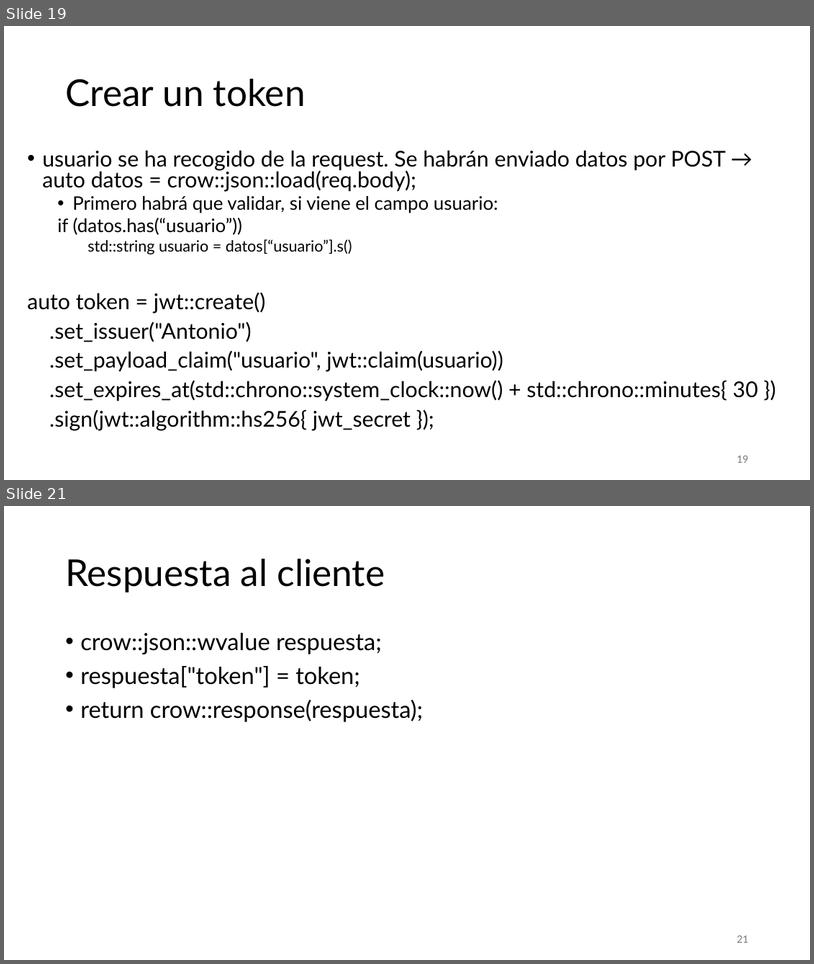
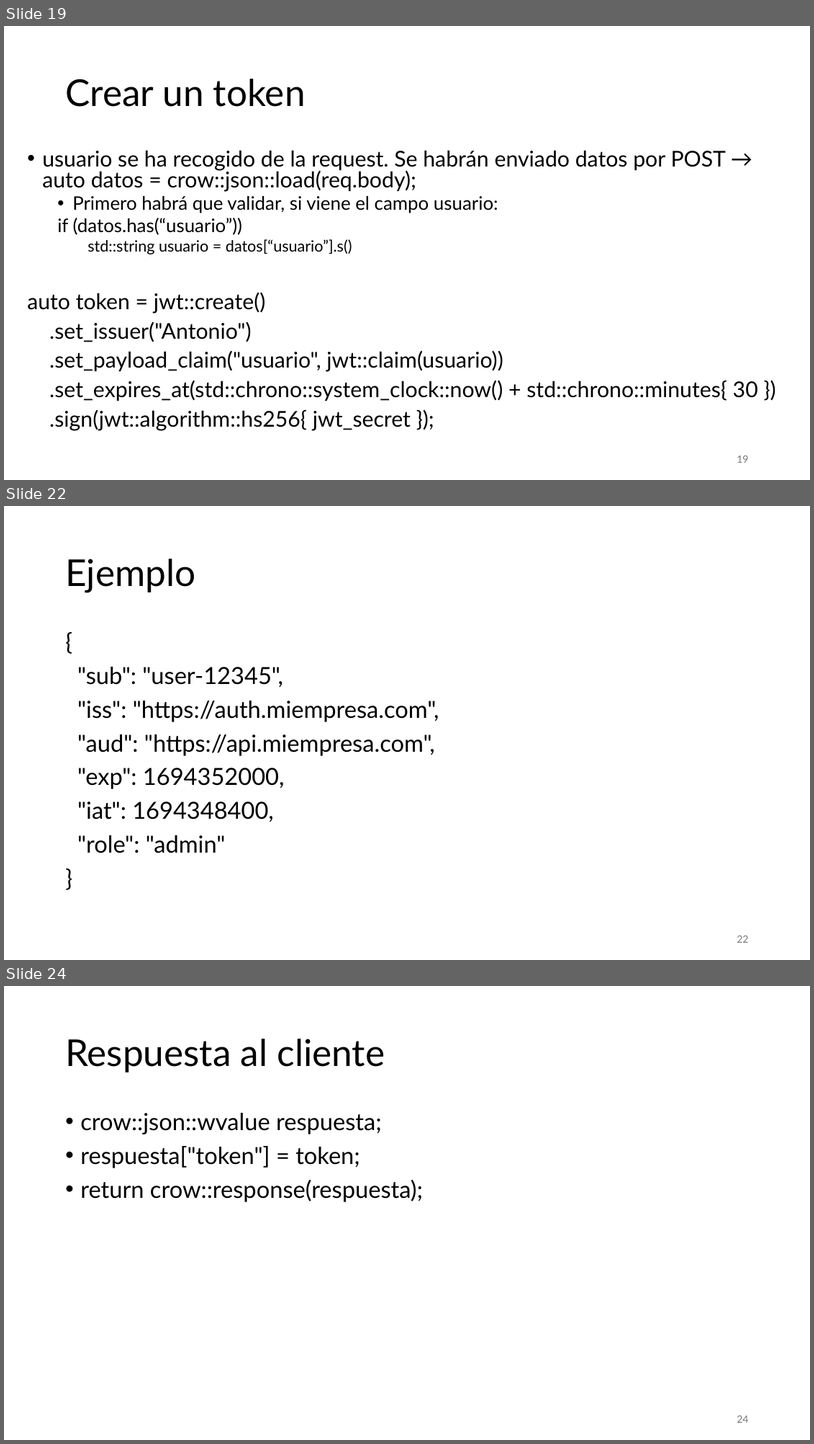
Before and after one commit to aldebarran22/CURSO_CPP_SERVICIOS_30H, a slide deck: doc/6_Seguridad_servicios_web_cpp.pptx. Shown one above the other, each under a label of ours: slides 19 and 21 before the commit, slides 19, 22 and 24 after it; the slides between them are not shown. The pictures are 814x964 and 814x1444 pixels, drawn with LibreOffice and Linux fonts; fonts in the diff are those of the drawing. Boxes give left, top, right and bottom in pixels: in the first picture for what was removed or moved away, otherwise in the second. Text is boxed around its words. In the diff, an @@ line names an element or a change of style, - is before the commit and + after.

```diff
--- a/doc/6_Seguridad_servicios_web_cpp.pptx
+++ b/doc/6_Seguridad_servicios_web_cpp.pptx
@@ slide 22 added at [4,506,810,960], background #FFFFFF @@
@@ title added at [65,559,196,592], 44 pt, text #000000 @@
+Ejemplo
@@ text added at [77,667,440,853], 28 pt, text #000000 @@
+{
+"sub": "user-12345",
+"iss": "https://auth.miempresa.com",
+"aud": "https://api.miempresa.com",
+"exp": 1694352000,
+"iat": 1694348400,
+"role": "admin"
+}
@@ page number added at [737,935,748,942], 12 pt, text #797979 @@
+22
@@ what was slide 21 is now slide 24 @@
@@ page number at [737,1415,748,1422]: text changed @@
-21
+24
```
Also in this commit, not shown: 1 slide changed, 2 other slides added, 5 other files.
